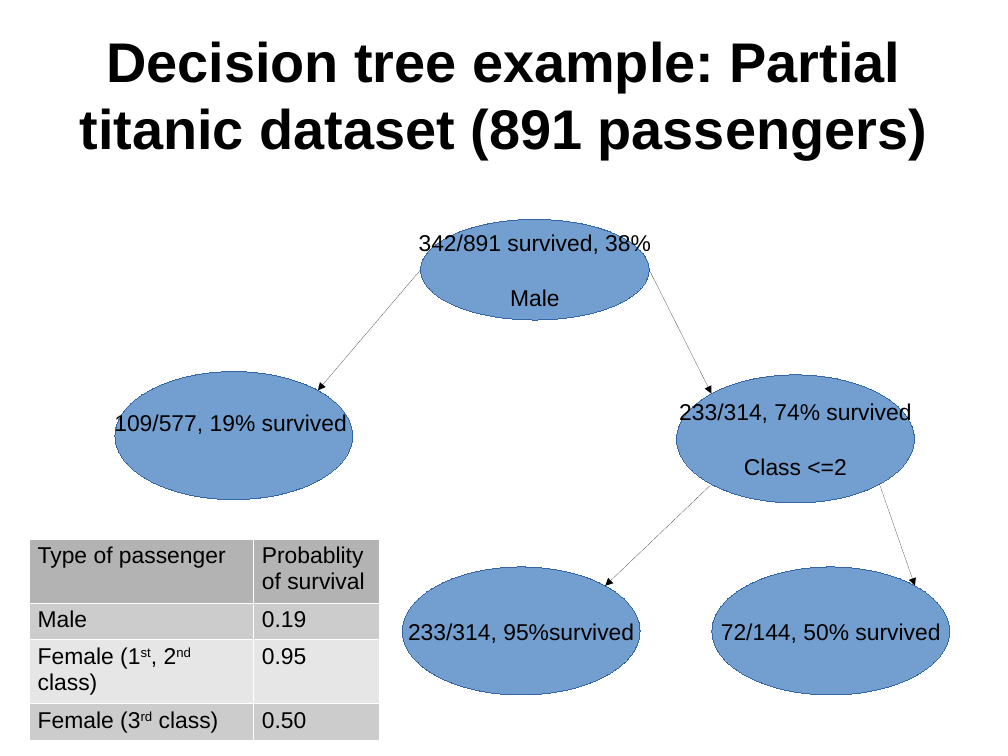
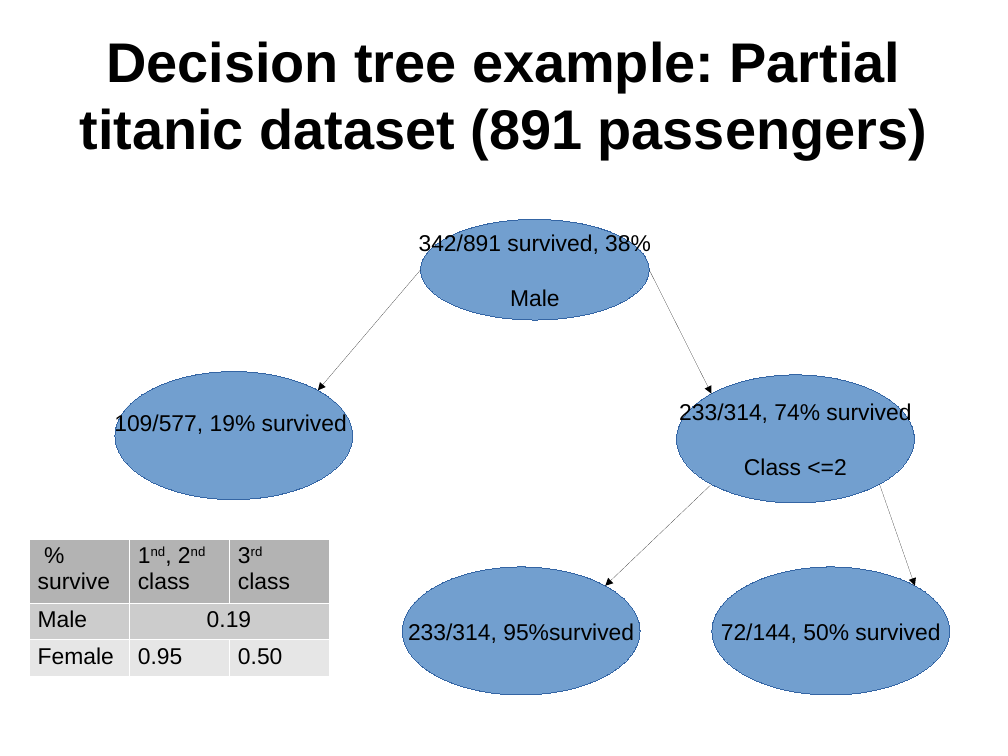
Before and after one commit to leexa90/ML_course_BII, a slide deck: slide 8 of opening_slides.odp. Drawn at 1008x756 pixels with LibreOffice and Linux fonts; fonts in the diff are those of the drawing. Boxes give left, top, right and bottom in pixels: in the first picture for what was removed or moved away, otherwise in the second. Text is boxed around its words. In the diff, an @@ line names an element or a change of style, - is before the commit and + after.

```diff
--- a/opening_slides.odp
+++ b/opening_slides.odp
@@ table at (28,539,330,670) @@
-Type of passenger | Probablity of survival
-Male | 0.19
-Female (1st, 2nd class) | 0.95
-Female (3rd class) | 0.50
+% survive | 1nd, 2nd class | 3rd class
+Male | 0.19 | 
+Female | 0.95 | 0.50
@@ table: place and size @@
-table at (28,539,379,737)
+table at (28,539,330,670)
```
Also in this commit, not shown: 5 other slides changed, 1 slide added, 4 other files.
